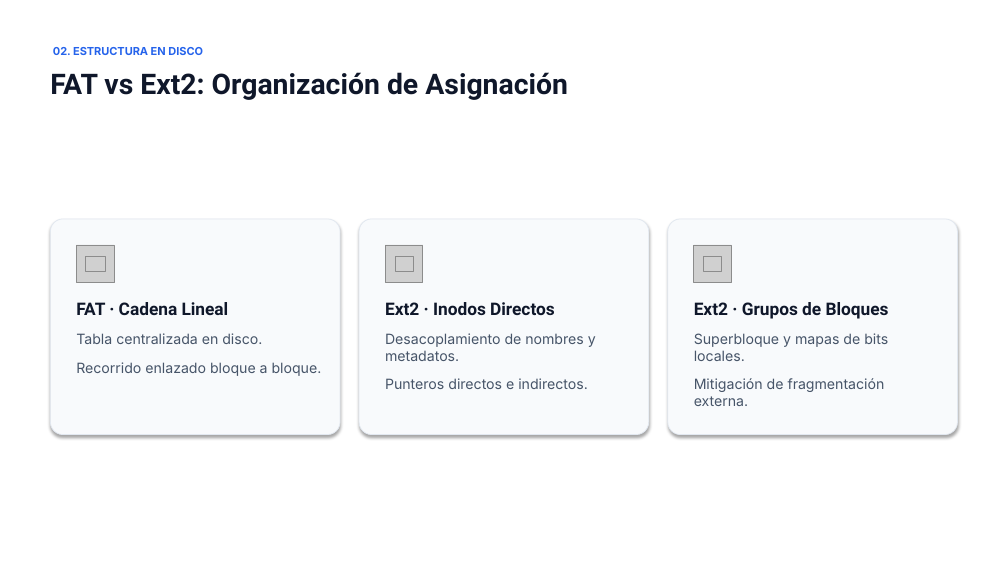
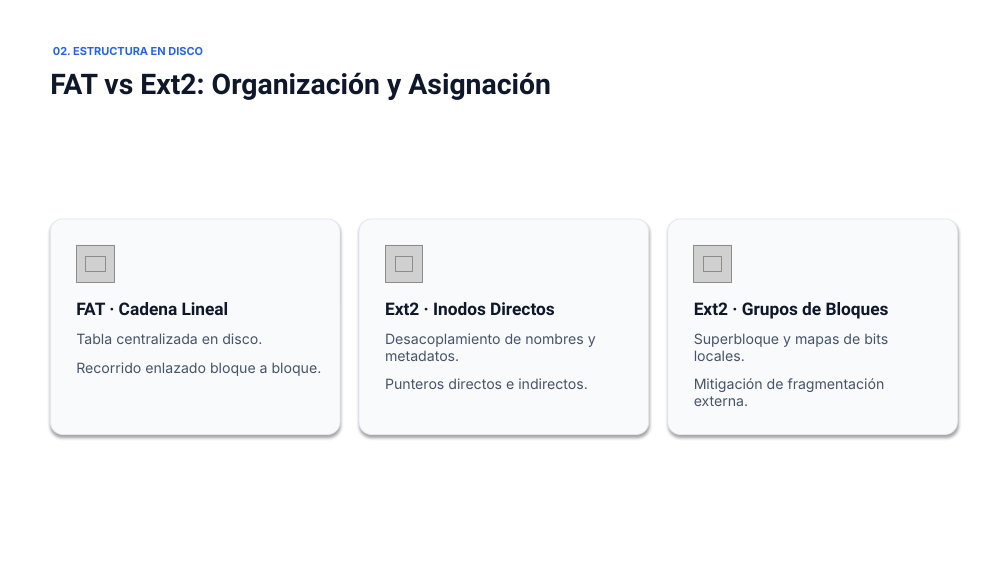
Before and after one commit to ericguacache/Arquitectura-del-computador, a slide deck: slide 3 of Proyecto_fanal_sistema_de_archivos/Simulador de Sistemas de Archivos.pptx. Drawn at 1008x567 pixels with LibreOffice and Linux fonts; fonts in the diff are those of the drawing; grey boxes stand for pictures. Boxes give left, top, right and bottom in pixels: in the first picture for what was removed or moved away, otherwise in the second. Text is boxed around its words. In the diff, an @@ line names an element or a change of style, - is before the commit and + after.

```diff
--- a/Proyecto_fanal_sistema_de_archivos/Simulador de Sistemas de Archivos.pptx
+++ b/Proyecto_fanal_sistema_de_archivos/Simulador de Sistemas de Archivos.pptx
@@ text at <box>50,72,551,100</box>: text changed @@
-FAT vs Ext2: Organización de Asignación
+FAT vs Ext2: Organización y Asignación
```
Also in this commit, not shown: 1 other slide changed, 2 other files.
